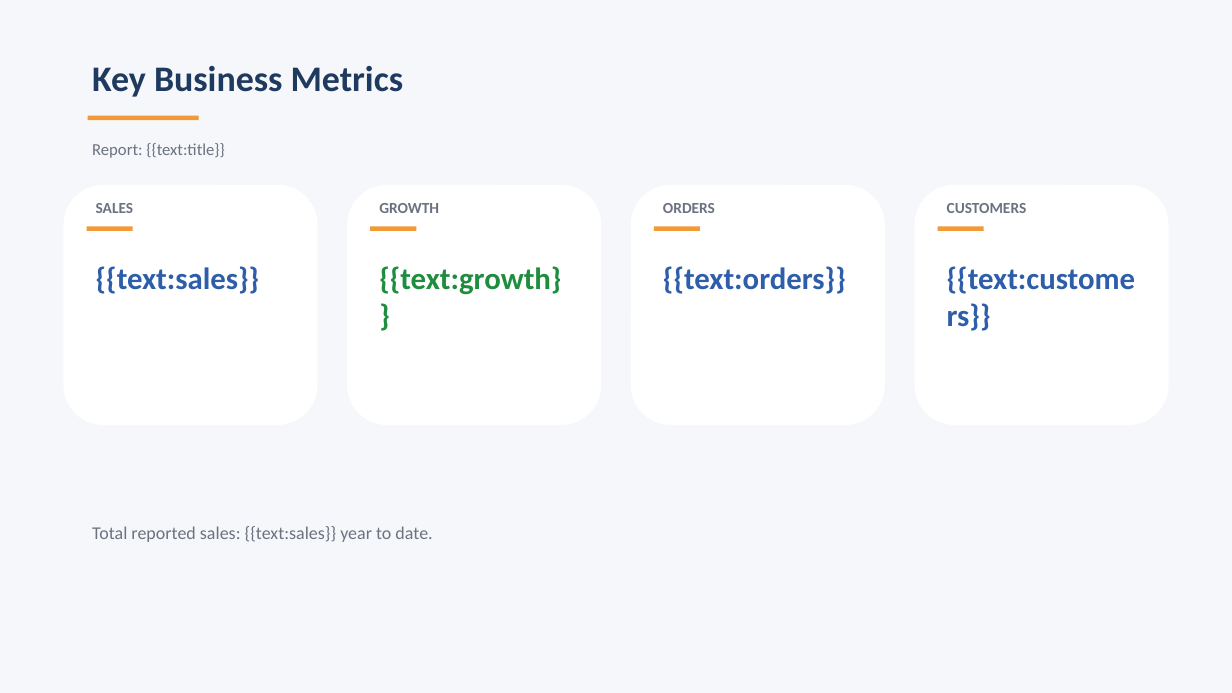
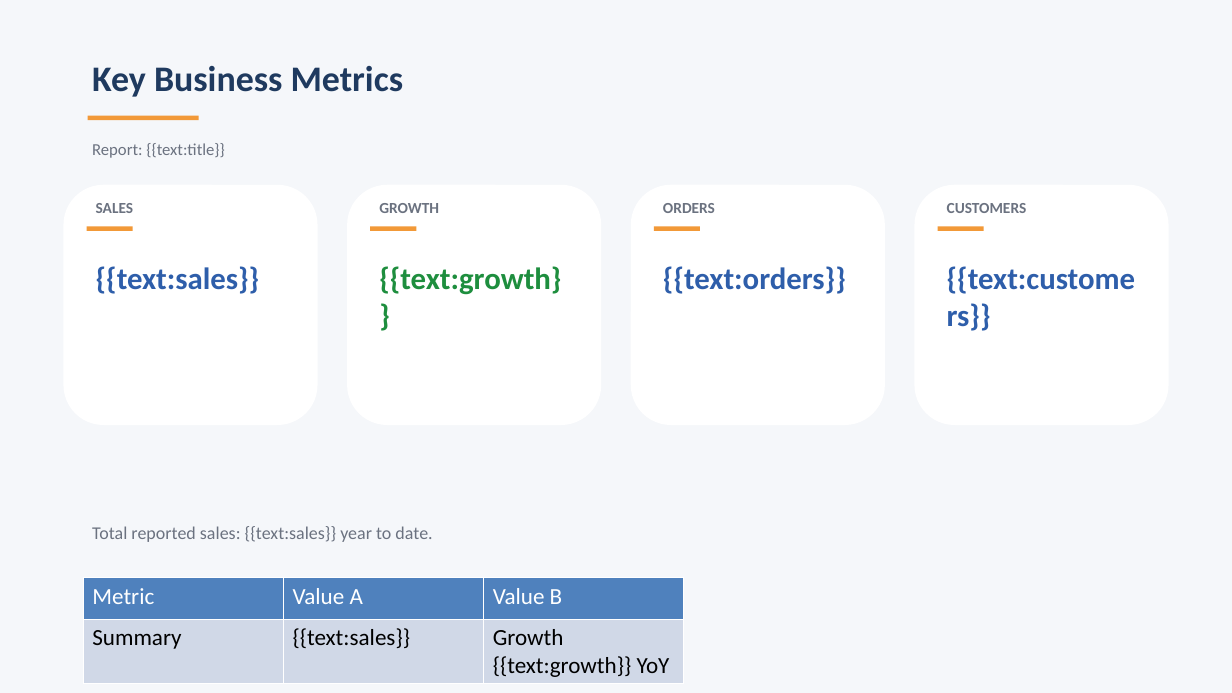
Before and after one commit to mengluoxinhen/fixed_PPTX_template, a slide deck: slide 2 of templates/sales_report_template.pptx. Drawn at 1232x693 pixels with LibreOffice and Linux fonts; fonts in the diff are those of the drawing. Boxes give left, top, right and bottom in pixels: in the first picture for what was removed or moved away, otherwise in the second. Text is boxed around its words. In the diff, an @@ line names an element or a change of style, - is before the commit and + after.

```diff
--- a/templates/sales_report_template.pptx
+++ b/templates/sales_report_template.pptx
@@ table added at [83,578,685,681], 2 rows, 3 columns @@
+Metric | Value A | Value B
+Summary | {{text:sales}} | Growth {{text:growth}} YoY
```
Also in this commit, not shown: 9 other files.
